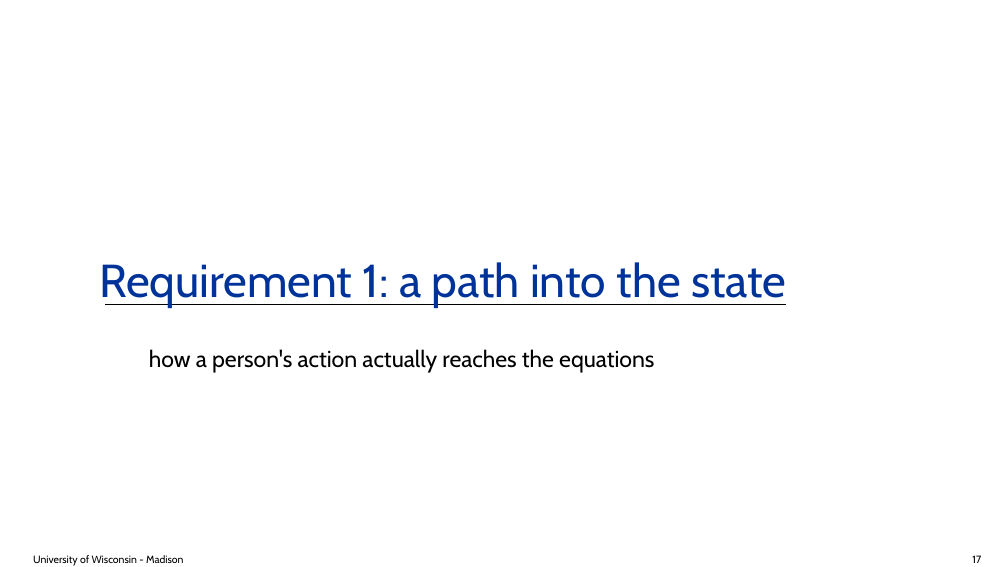
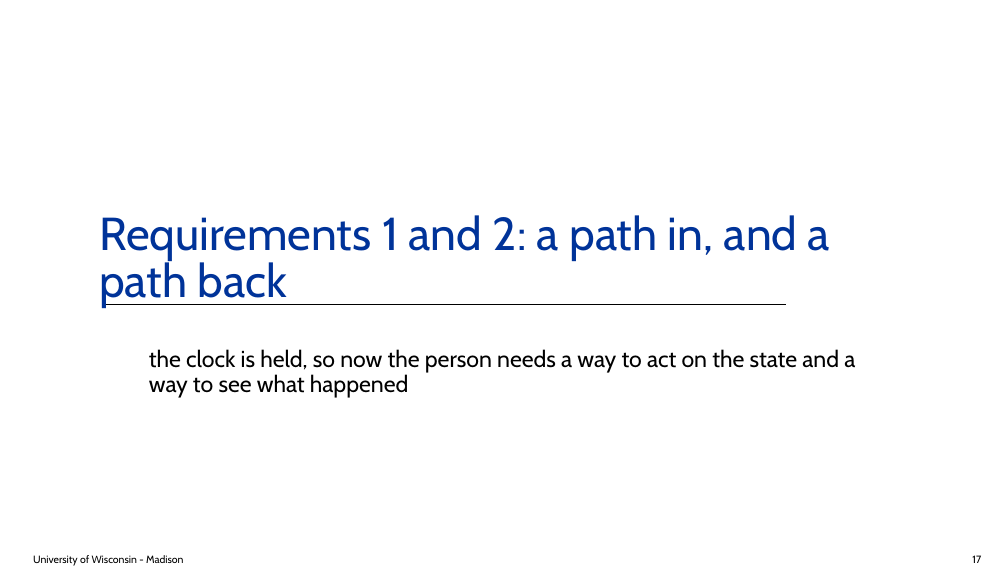
Before and after one commit to ksha23/chrono-hil-tutorial, a slide deck: slide 17 of tutorial_HIL_driver.pptx. Drawn at 1008x567 pixels with LibreOffice and Linux fonts; fonts in the diff are those of the drawing; background and template pictures are left out. Boxes give left, top, right and bottom in pixels: in the first picture for what was removed or moved away, otherwise in the second. Text is boxed around its words. In the diff, an @@ line names an element or a change of style, - is before the commit and + after.

```diff
--- a/tutorial_HIL_driver.pptx
+++ b/tutorial_HIL_driver.pptx
@@ title at bbox=[99, 215, 830, 308]: text changed @@
-Requirement 1: a path into the state
+Requirements 1 and 2: a path in, and a path back
@@ text at bbox=[149, 349, 855, 398]: text changed @@
-how a person's action actually reaches the equations
+the clock is held, so now the person needs a way to act on the state and a way to see what happened
```
Also in this commit, not shown: 23 other slides changed, 5 other files.
